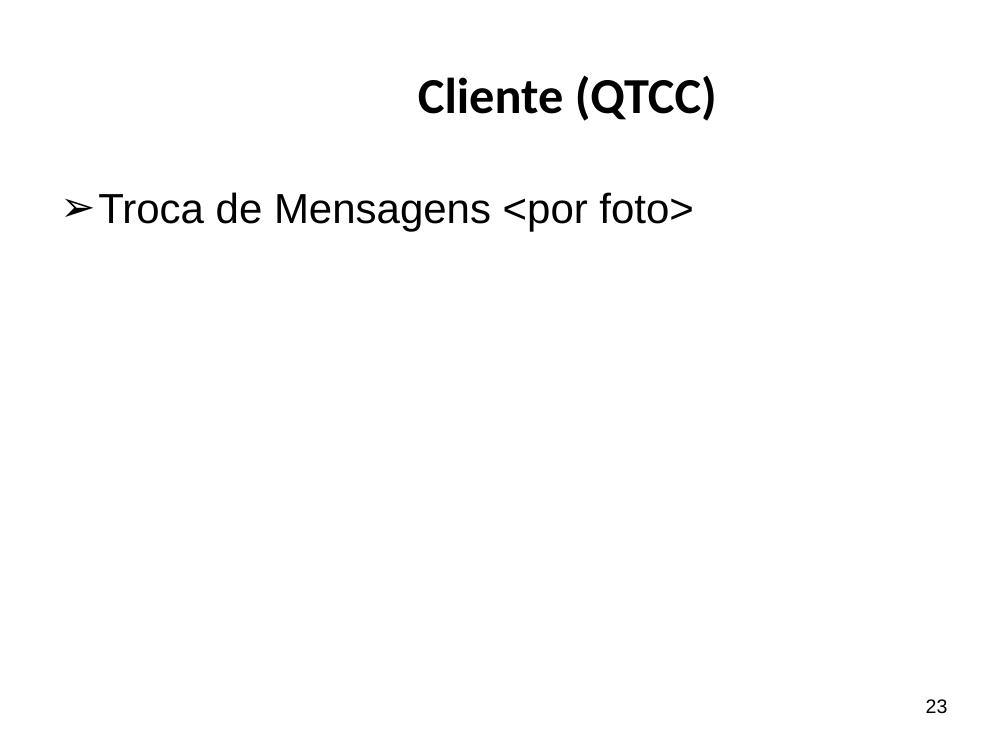
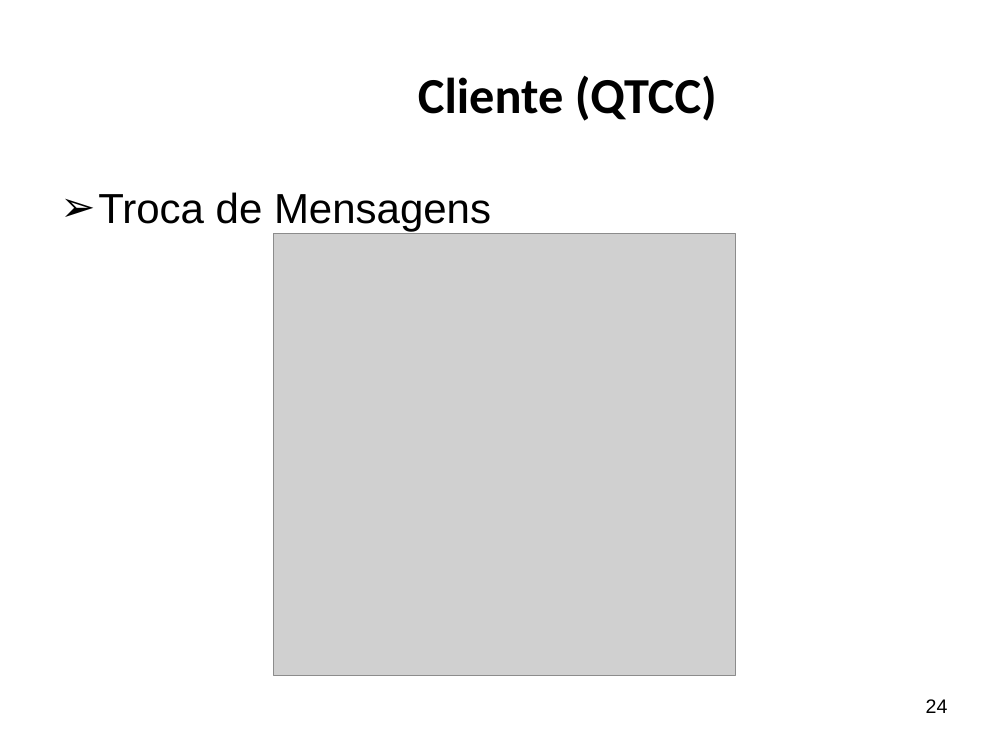
Before and after one commit to ricardopetrere/TCC_FTT, a slide deck: slide 24 of documentos/Apresentação Banca.pptx (slide 23 before the commit). Drawn at 1008x756 pixels with LibreOffice and Linux fonts; fonts in the diff are those of the drawing; grey boxes stand for pictures; background and template pictures are left out. Boxes give left, top, right and bottom in pixels: in the first picture for what was removed or moved away, otherwise in the second. Text is boxed around its words. In the diff, an @@ line names an element or a change of style, - is before the commit and + after.

```diff
--- a/documentos/Apresentação Banca.pptx
+++ b/documentos/Apresentação Banca.pptx
@@ text at bbox=[98, 192, 491, 231]: text changed @@
-➢ Troca de Mensagens <por foto>
+➢ Troca de Mensagens
@@ picture added at bbox=[274, 234, 736, 675] @@
@@ page number at bbox=[926, 699, 948, 713]: text changed @@
-23
+24
```
Also in this commit, not shown: 8 other slides changed, 1 slide added, 1 other file.
